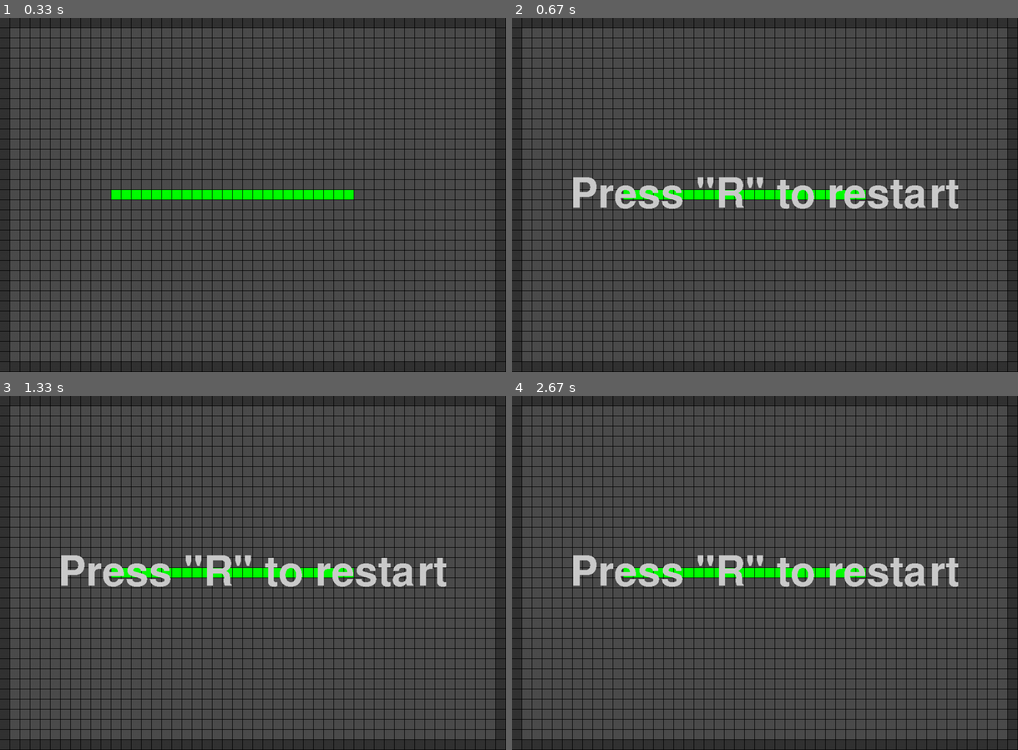
Above: before the commit, frames 1-4 (two rows, left to right).
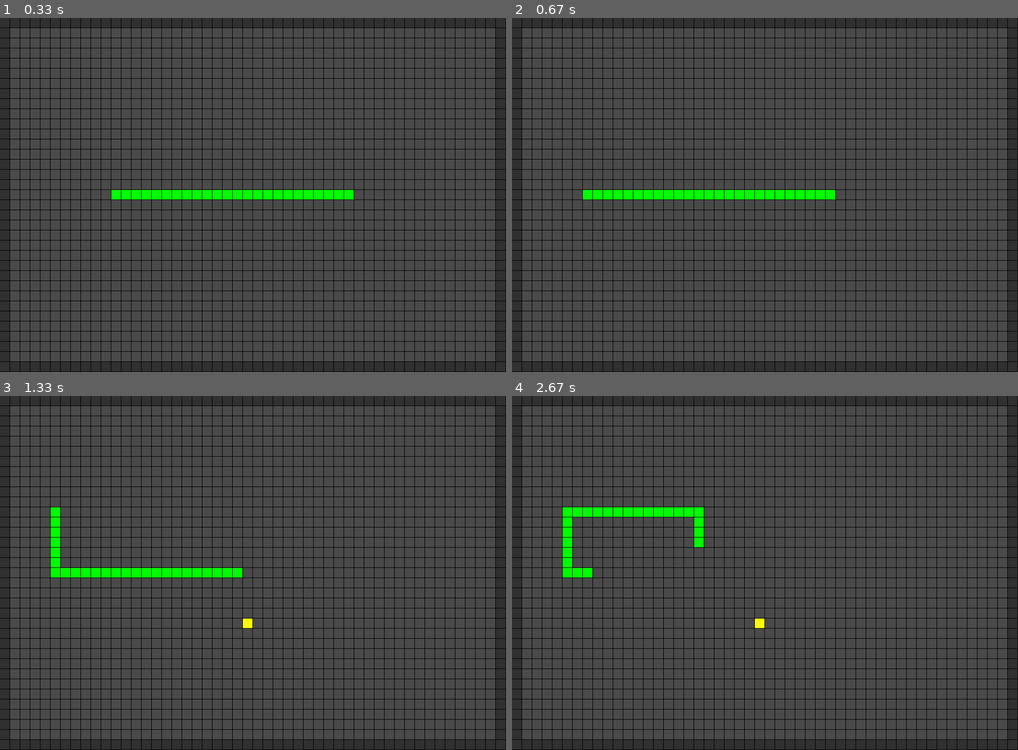
Above: after the commit, the same moments.

Repository: hsadler/learn-pygame
Game: pygame game, started from my_games/snake/snake.py
The game is run twice, just before and just after one commit, with the same random seed, the same clock (stepped at 60 frames per second) and the same inputs.
Inputs:
- Up to frame 1 (0.33 s): no input
- Up to frame 2 (0.67 s): hold Right from 0.33 s (still down)
- Up to frame 3 (1.33 s): release Right at 0.8 s; hold Up 0.83-1.3 s
- Up to frame 4 (2.67 s): hold Right 1.33-1.8 s; hold Down from 2.4 s (still down)

Frame 1 is identical in both runs. In frame 2, 2.7% of the frame differs, in the area x 12-89%, y 44-54%; in frame 3, 3.4%; in frame 4, 4.6%, in the area x 10-89%, y 31-66%.

Commit message:
fix bug where opposite input killed player

Diff:
--- a/my_games/snake/lib/business/game.py
+++ b/my_games/snake/lib/business/game.py
@@ -172,8 +172,13 @@
 		# get current head
 		head = self.snake.get_head()
 		# get direction from user input or last direction
+		# TODO: FIX, THIS SOLUTION IS JANKY
 		direction = self.get_direction_from_user_input()
-		direction = direction if direction is not None else self.cur_direction
+		if (
+			direction is None or
+			self.is_direction_opposite(self.cur_direction, direction)
+		):
+			direction = self.cur_direction
 		self.cur_direction = direction
 		# get new snake head from user input direction
 		new_head = None
@@ -231,3 +236,13 @@
 		elif pressed[pygame.K_DOWN]:
 			return self.DIRECTION_DOWN
 		return None
+
+	def is_direction_opposite(self, cur_direction, new_direction):
+		opposite_map = {
+			self.DIRECTION_UP: self.DIRECTION_DOWN,
+			self.DIRECTION_DOWN: self.DIRECTION_UP,
+			self.DIRECTION_RIGHT: self.DIRECTION_LEFT,
+			self.DIRECTION_LEFT: self.DIRECTION_RIGHT
+		}
+		opposite = opposite_map[cur_direction]
+		return opposite == new_direction
